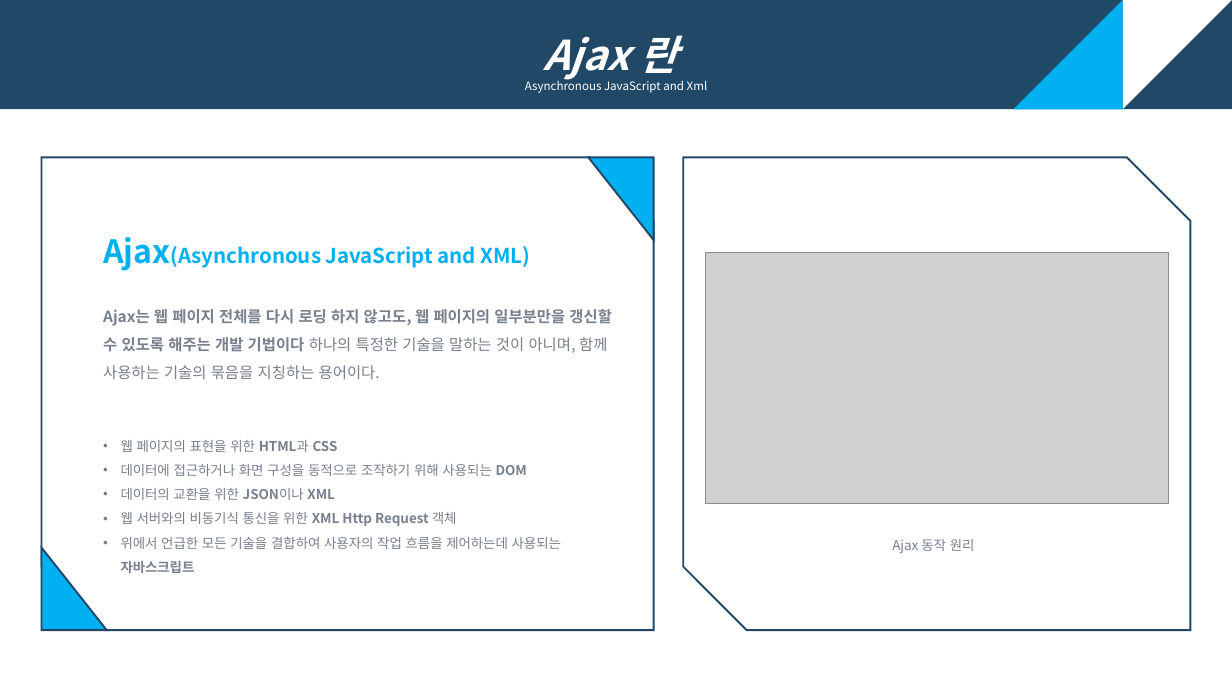
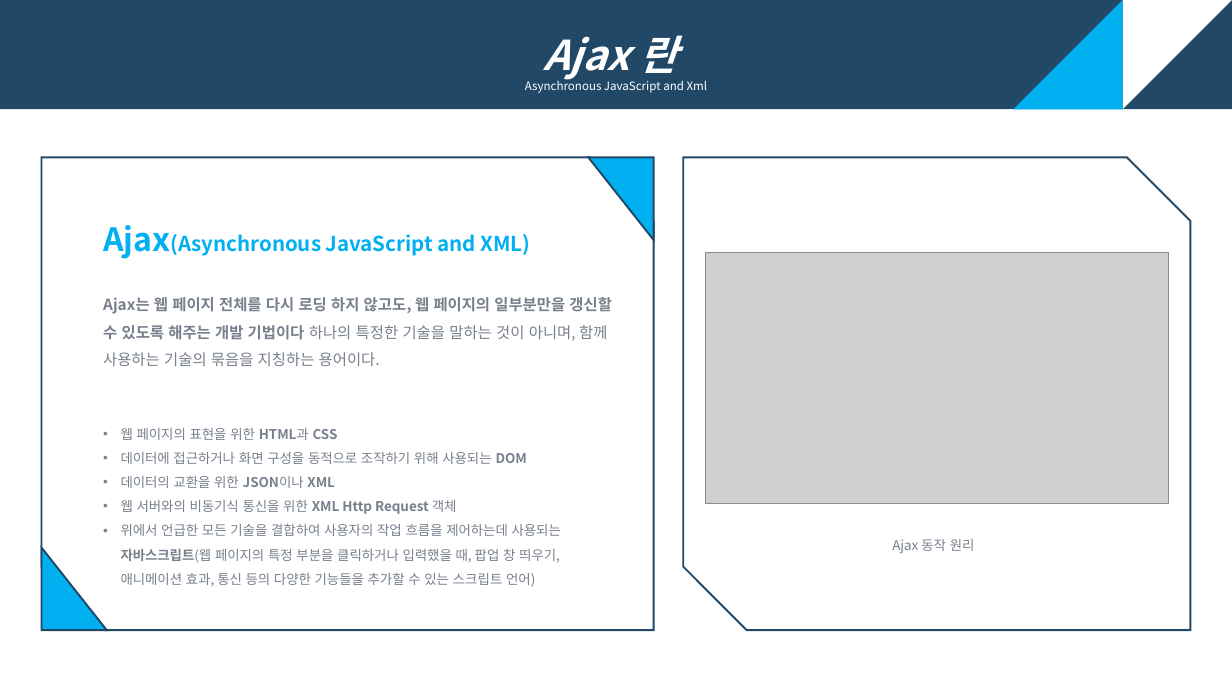
Before and after one commit to eunbee-kim/dmsql1471, a slide deck: slide 9 of 교육/3주차_TCP_IP_AJAX_Git.pptx (slide 8 before the commit). Drawn at 1232x693 pixels with LibreOffice and Linux fonts; fonts in the diff are those of the drawing; grey boxes stand for pictures. Boxes give left, top, right and bottom in pixels: in the first picture for what was removed or moved away, otherwise in the second. Text is boxed around its words. In the diff, an @@ line names an element or a change of style, - is before the commit and + after.

```diff
--- a/교육/3주차_TCP_IP_AJAX_Git.pptx
+++ b/교육/3주차_TCP_IP_AJAX_Git.pptx
@@ text at (121,524,561,586): text changed @@
-• 위에서 언급한 모든 기술을 결합하여 사용자의 작업 흐름을 제어하는데 사용되는 자바스크립트
+• 위에서 언급한 모든 기술을 결합하여 사용자의 작업 흐름을 제어하는데 사용되는 자바스크립트(웹 페이지의 특정 부분을 클릭하거나 입력했을 때, 팝업 창 띄우기, 애니메이션 효과, 통신 등의 다양한 기능들을 추가할 수 있는 스크립트 언어)
```
Also in this commit, not shown: 7 other slides changed, 1 slide added, 2 other files.
